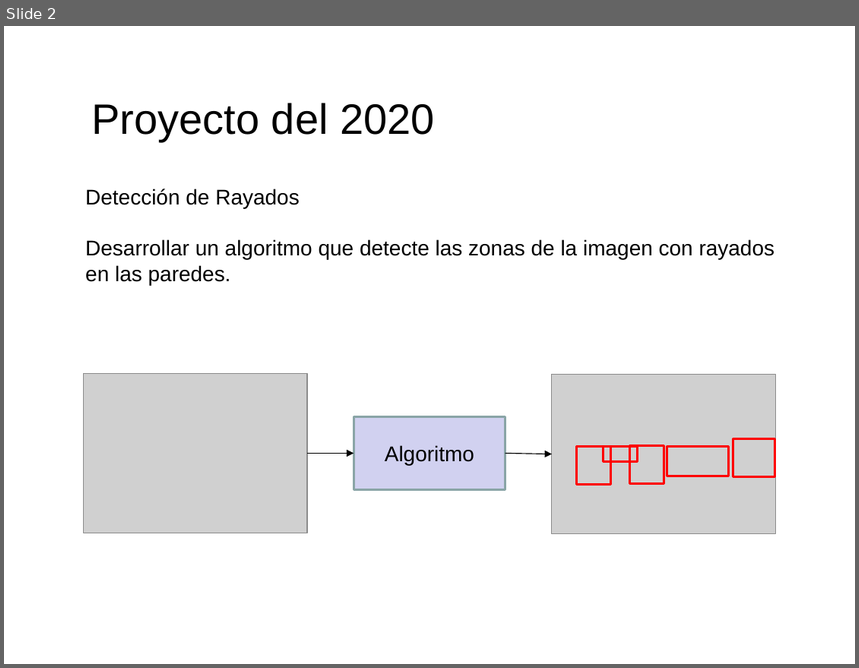
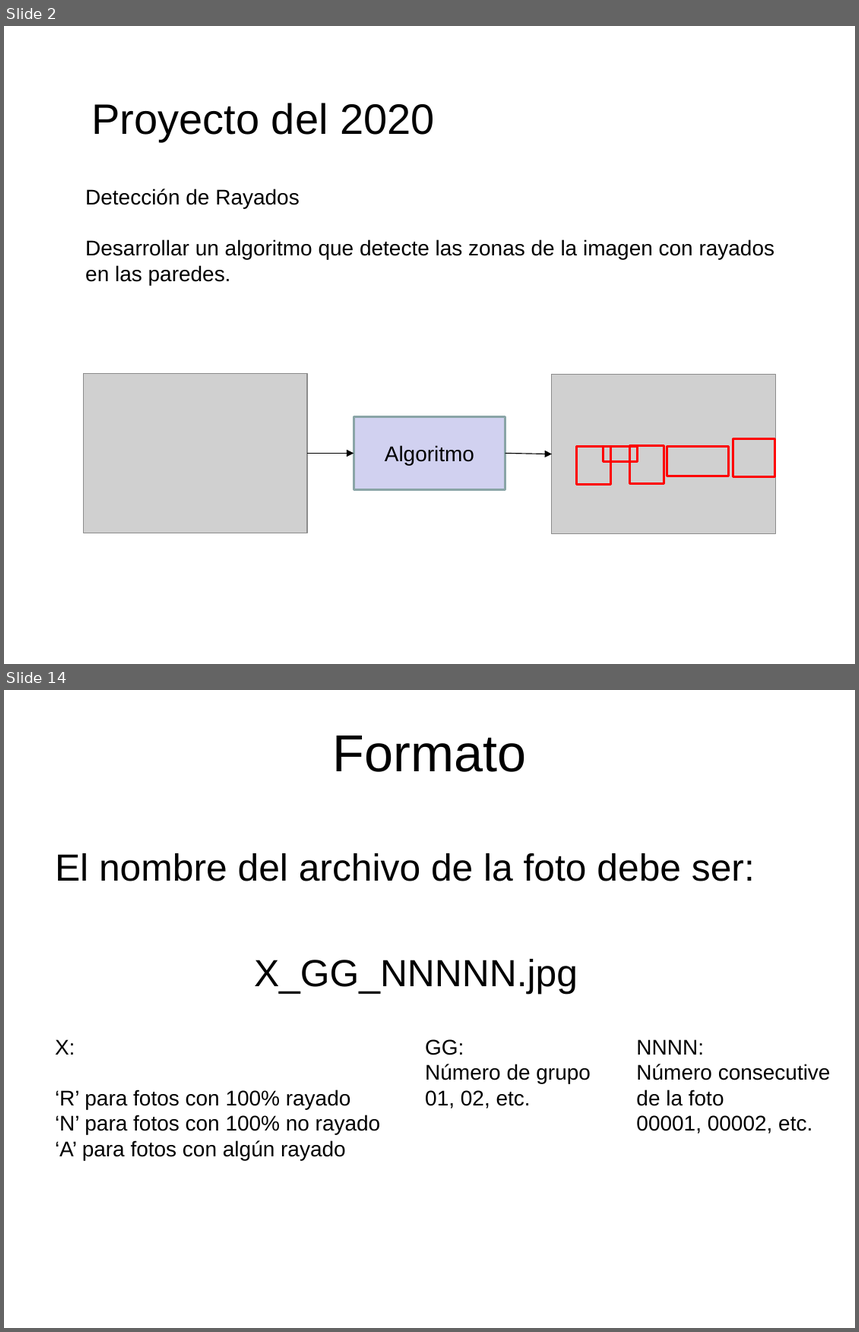
Before and after one commit to domingomery/patrones, a slide deck: clases/Cap00_Lineas_Generales/program/PAT00_Proyecto.pptx. Shown one above the other, each under a label of ours: slide 2 before the commit, slides 2 and 14 after it; the slides between them are not shown. The pictures are 859x668 and 859x1332 pixels, drawn with LibreOffice and Linux fonts; fonts in the diff are those of the drawing; grey boxes stand for pictures. Boxes give left, top, right and bottom in pixels: in the first picture for what was removed or moved away, otherwise in the second. Text is boxed around its words. In the diff, an @@ line names an element or a change of style, - is before the commit and + after.

```diff
--- a/clases/Cap00_Lineas_Generales/program/PAT00_Proyecto.pptx
+++ b/clases/Cap00_Lineas_Generales/program/PAT00_Proyecto.pptx
@@ slide 14 added at (4, 690, 855, 1328), background #FFFFFF @@
@@ title added at (332, 736, 526, 772), 44 pt, text #000000 @@
+Formato
@@ text added at (55, 853, 755, 995), 32 pt, text #000000 @@
+El nombre del archivo de la foto debe ser:
+X_GG_NNNNN.jpg
@@ text added at (55, 1040, 381, 1160), 18 pt, text #000000 @@
+X:
+‘R’ para fotos con 100% rayado
+‘N’ para fotos con 100% no rayado
+‘A’ para fotos con algún rayado
@@ text added at (425, 1040, 591, 1109), 18 pt, text #000000 @@
+GG:
+Número de grupo
+01, 02, etc.
@@ text added at (636, 1040, 831, 1134), 18 pt, text #000000 @@
+NNNN:
+Número consecutive de la foto
+00001, 00002, etc.
```
Also in this commit, not shown: 21 other slides added, 5 other files.
